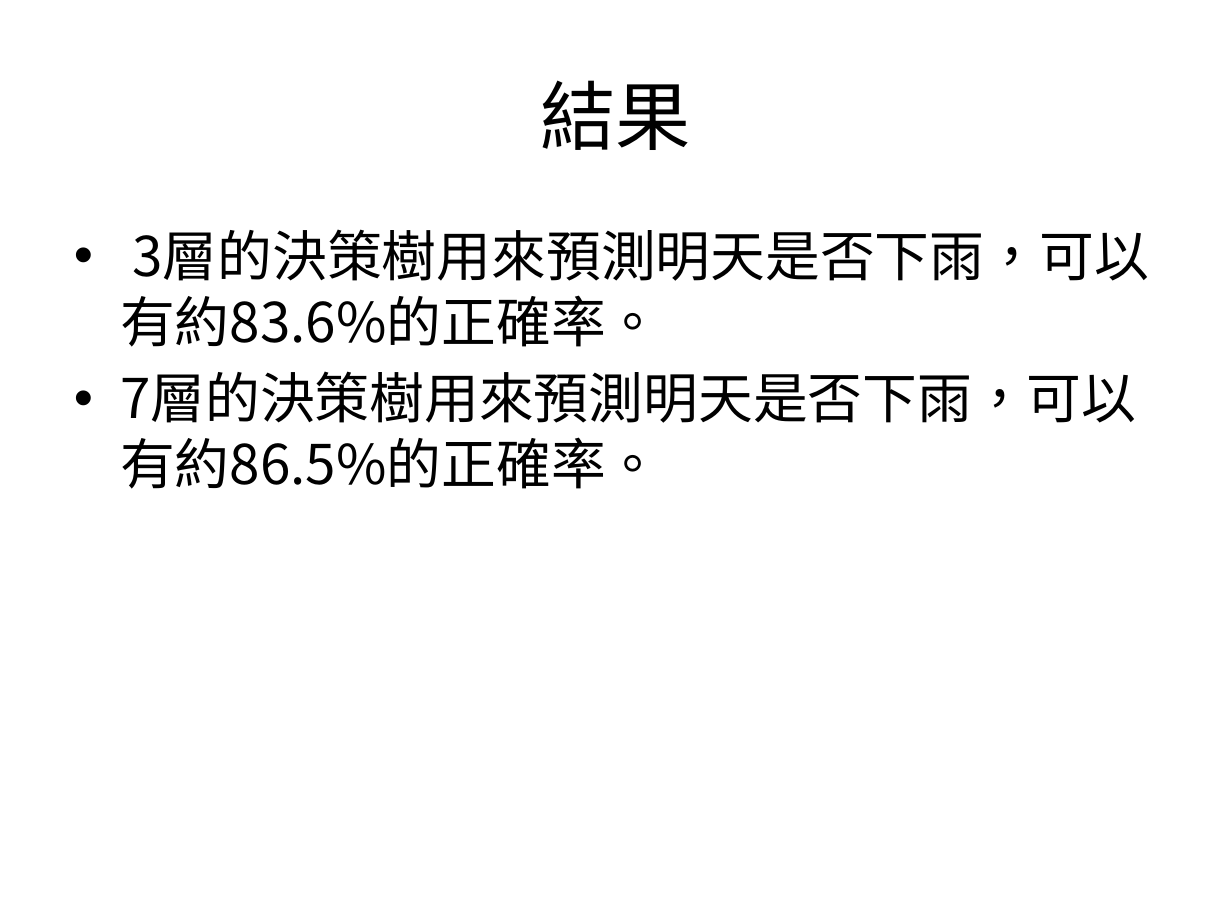
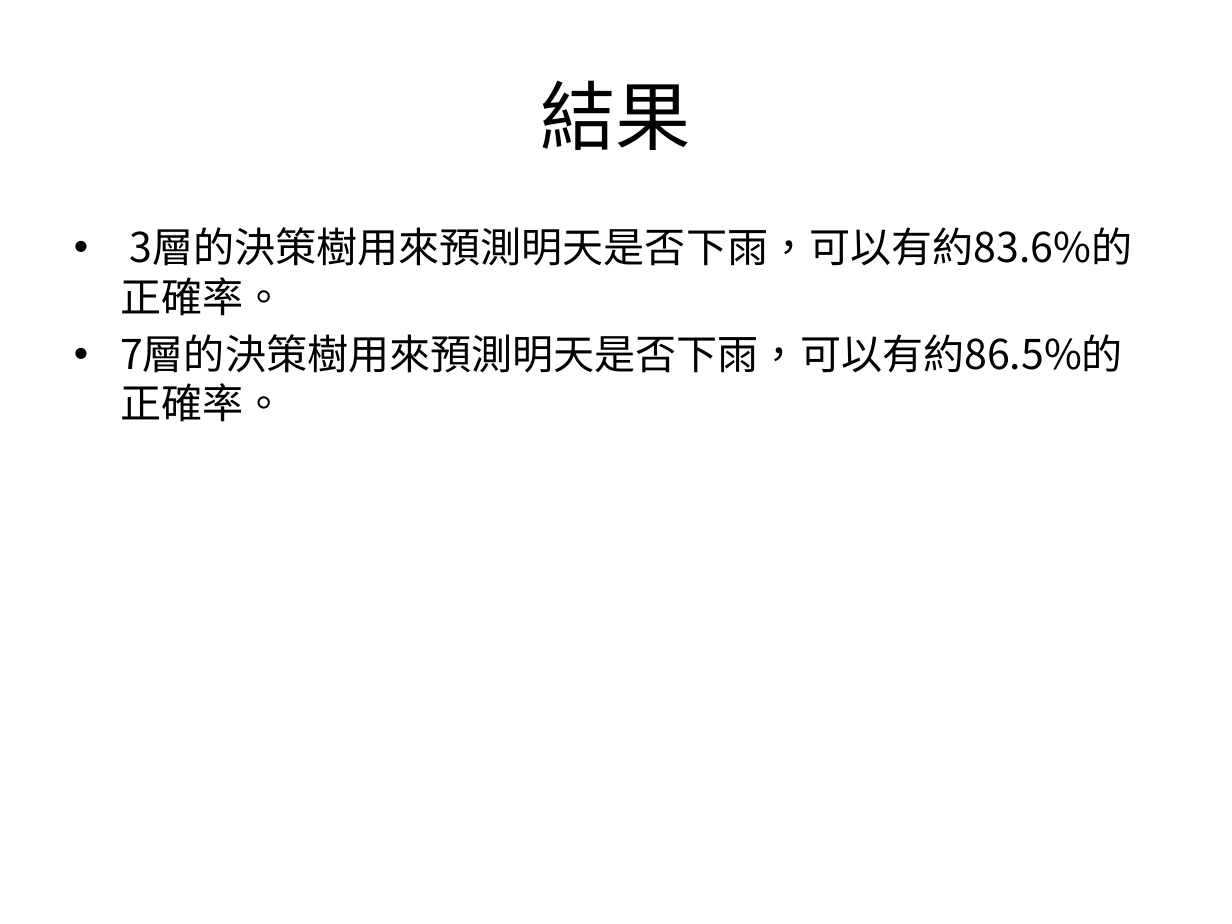
Before and after one commit to a82484728/final_project_rain, a slide deck: slide 14 of Predict-rain-tomorrow-in-Australia.pptx. Drawn at 1232x924 pixels with LibreOffice and Linux fonts; fonts in the diff are those of the drawing. Boxes give left, top, right and bottom in pixels: in the first picture for what was removed or moved away, otherwise in the second. Text is boxed around its words. In the diff, an @@ line names an element or a change of style, - is before the commit and + after.

```diff
--- a/Predict-rain-tomorrow-in-Australia.pptx
+++ b/Predict-rain-tomorrow-in-Australia.pptx
@@ text "3層的決策樹用來預測明天是否下雨，可以有約83.6%的正確率。" at (120,227,1132,422): size 32 to 24 pt; less space between paragraphs @@
```
Also in this commit, not shown: 8 other slides changed.
